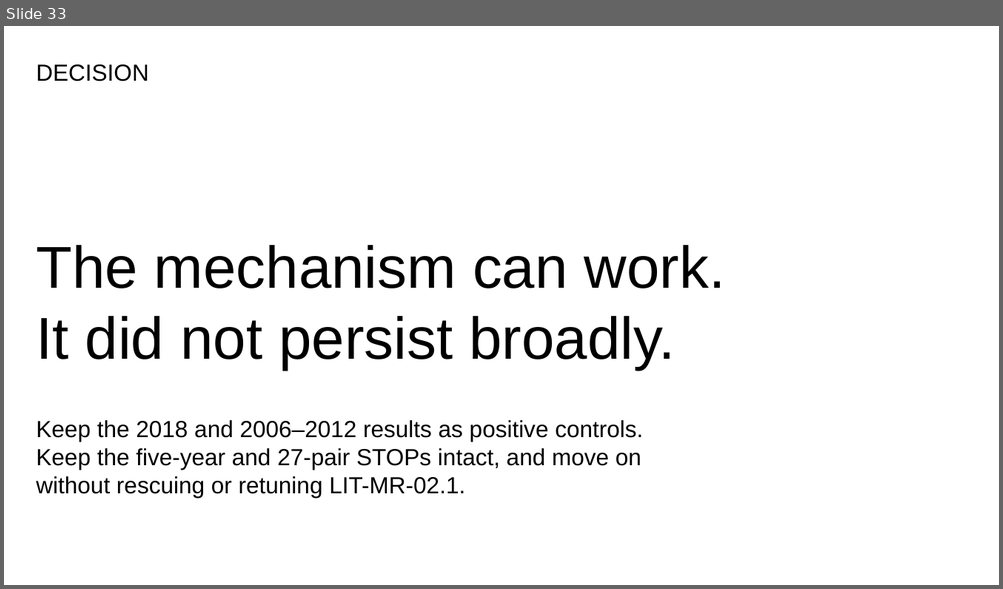
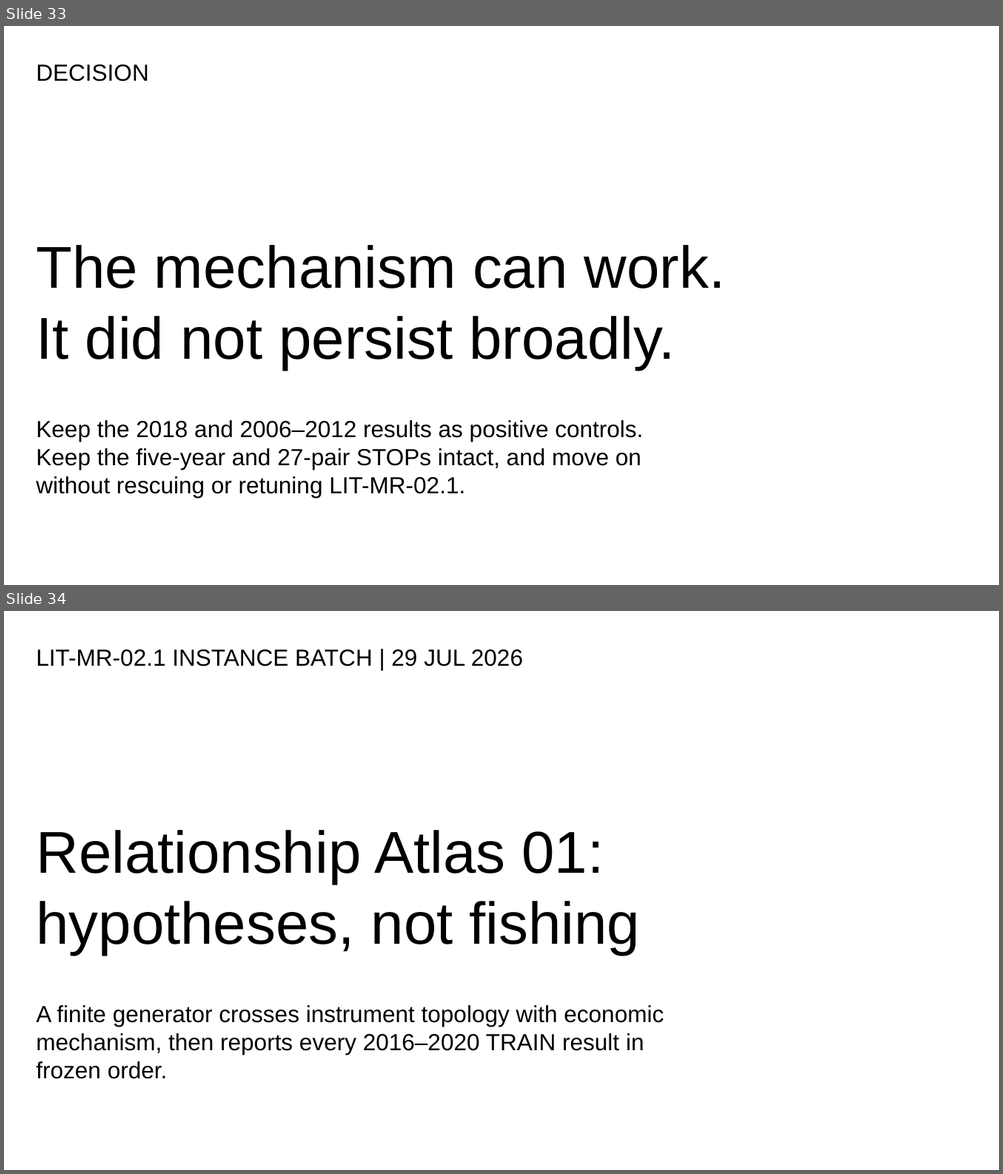
Before and after one commit to Francisc0Franc0/Time-Series-Modeling-Gen5, a slide deck: presentations/gen5_lit_mr_02_1_bollinger_evidence.pptx. Shown one above the other, each under a label of ours: slide 33 before the commit, slides 33 and 34 after it. The pictures are 1003x589 and 1003x1174 pixels, drawn with LibreOffice and Linux fonts; fonts in the diff are those of the drawing. Boxes give left, top, right and bottom in pixels: in the first picture for what was removed or moved away, otherwise in the second. Text is boxed around its words. In the diff, an @@ line names an element or a change of style, - is before the commit and + after.

Commit message:
Add relationship atlas and Johansen triplet POCs

```diff
--- a/presentations/gen5_lit_mr_02_1_bollinger_evidence.pptx
+++ b/presentations/gen5_lit_mr_02_1_bollinger_evidence.pptx
@@ slide 34 added at box(4, 611, 999, 1170), background #FFFFFF @@
@@ text added at box(36, 649, 523, 667), 22.5 pt, text #000000 @@
+LIT-MR-02.1 INSTANCE BATCH | 29 JUL 2026
@@ text added at box(36, 830, 640, 955), 57 pt, text #000000 @@
+Relationship Atlas 01:
+hypotheses, not fishing
@@ text added at box(36, 1005, 663, 1079), 22.5 pt, text #000000 @@
+A finite generator crosses instrument topology with economic mechanism, then reports every 2016–2020 TRAIN result in frozen order.
```
Also in this commit, not shown: 1 slide changed, 5 other slides added, 16 other files.
